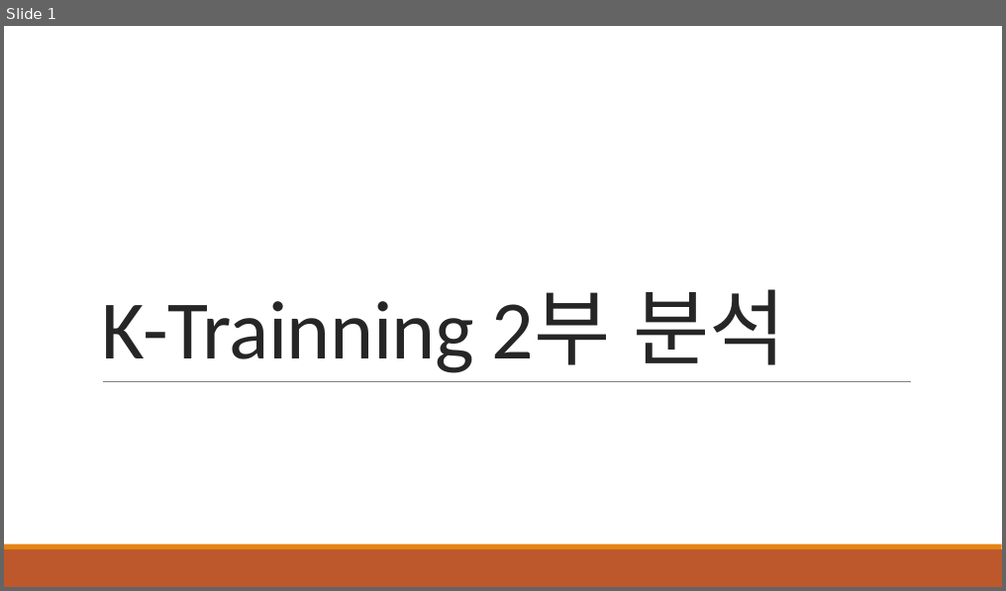
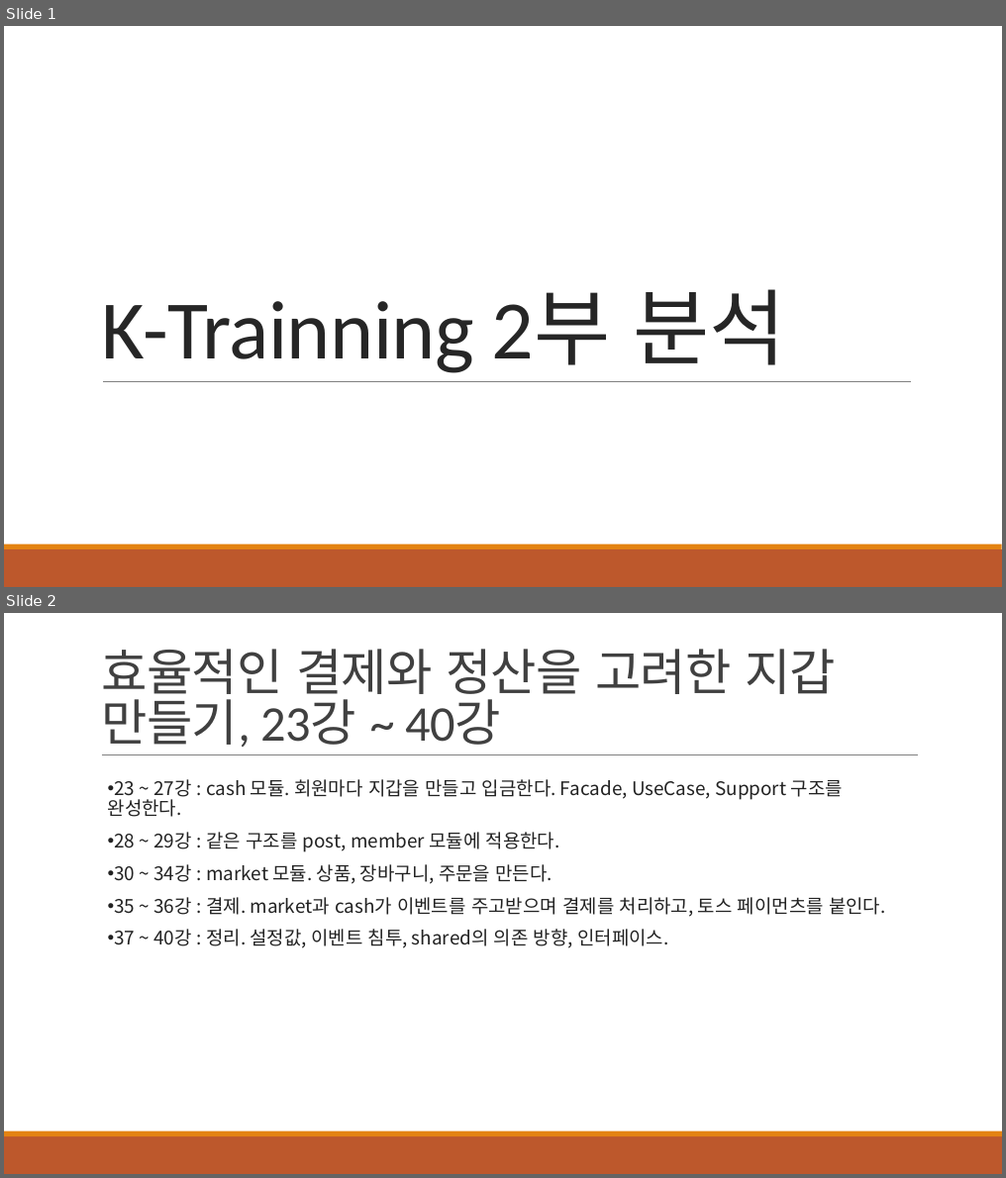
Before and after one commit to khb3025/K-trainning-review, a slide deck: ppt/K-Trainning 2부 분석.pptx. Shown one above the other, each under a label of ours: slide 1 before the commit, slides 1 and 2 after it. The pictures are 1006x591 and 1006x1178 pixels, drawn with LibreOffice and Linux fonts; fonts in the diff are those of the drawing. Boxes give left, top, right and bottom in pixels: in the first picture for what was removed or moved away, otherwise in the second. Text is boxed around its words. In the diff, an @@ line names an element or a change of style, - is before the commit and + after.

```diff
--- a/ppt/K-Trainning 2부 분석.pptx
+++ b/ppt/K-Trainning 2부 분석.pptx
@@ slide 2 added at (x1=4, y1=613, x2=1002, y2=1174), background #FFFFFF; not listed: 2 template elements that a slide beside it also shows @@
@@ title added at (x1=101, y1=649, x2=836, y2=747), 48 pt, text #404040 @@
+효율적인 결제와 정산을 고려한 지갑 만들기, 23강 ~ 40강
@@ line added from (102, 756) to (918, 756), #808080 0.5 pt @@
@@ text added at (x1=108, y1=779, x2=885, y2=949), 18 pt, text #222222 @@
+• 23 ~ 27강 : cash 모듈. 회원마다 지갑을 만들고 입금한다. Facade, UseCase, Support 구조를 완성한다.
+• 28 ~ 29강 : 같은 구조를 post, member 모듈에 적용한다.
+• 30 ~ 34강 : market 모듈. 상품, 장바구니, 주문을 만든다.
+• 35 ~ 36강 : 결제. market과 cash가 이벤트를 주고받으며 결제를 처리하고, 토스 페이먼츠를 붙인다.
+• 37 ~ 40강 : 정리. 설정값, 이벤트 침투, shared의 의존 방향, 인터페이스.
```
Also in this commit, not shown: 46 other slides added, 2 slides removed, 2 other files.
